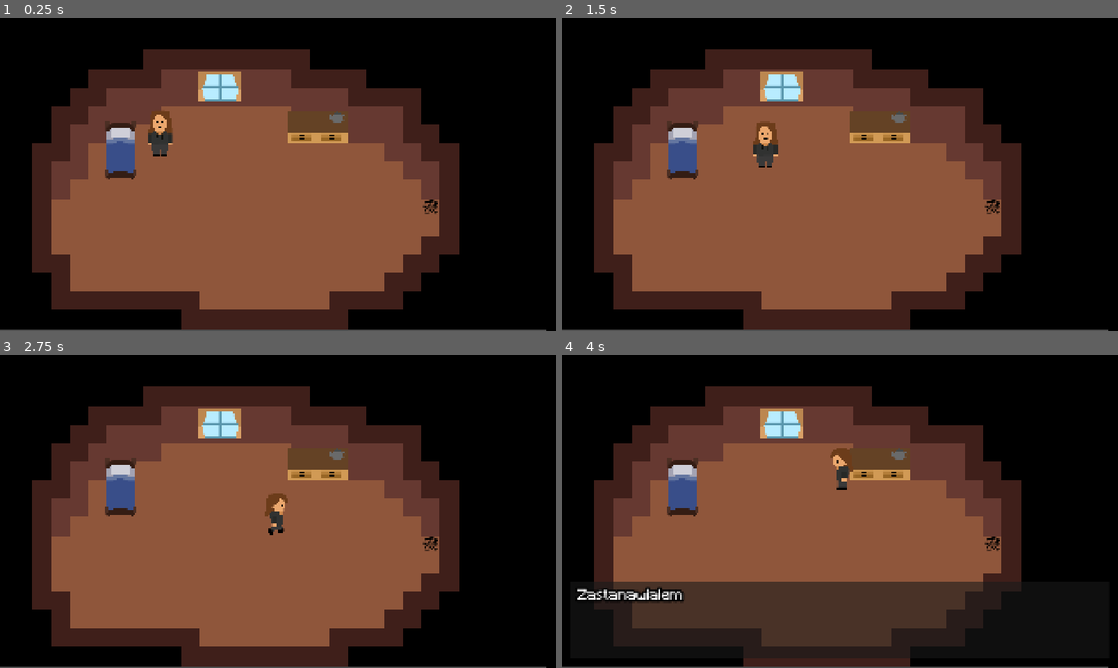
Above: before the commit, frames 1-4 (two rows, left to right).
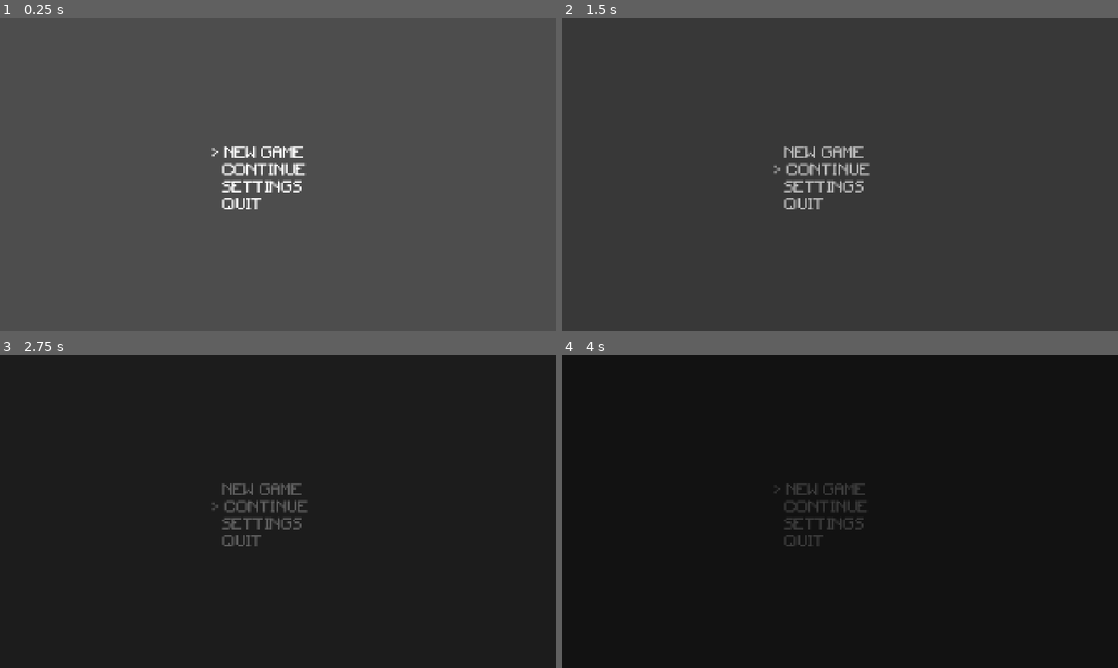
Above: after the commit, the same moments.

Repository: etper/pimpek-rpg-game
Game: Godot game, scene res://scenes/main menu.tscn
Same seed, same stepped clock (60 frames per second), same inputs: the game is played once before the commit and once after it. Before the commit the project starts from res://main.tscn.
Inputs:
- Up to frame 1 (0.25 s): no input
- Up to frame 2 (1.5 s): tap Enter at 0.5 s; hold D (move_right) 0.53-1.28 s; hold Z (interact) 0.53-1.28 s; hold S (move_down) from 1.28 s (still down); tap Z (interact) at 1.35 s
- Up to frame 3 (2.75 s): release S (move_down) at 2.03 s; hold D (move_right) from 2.03 s (still down); hold Shift (sprint) from 2.03 s (still down); tap Z (interact) at 2.3 s
- Up to frame 4 (4 s): release D (move_right) at 2.78 s; release Shift (sprint) at 2.78 s; hold W (move_up) 2.78-3.53 s; tap Z (interact) at 2.85 s; hold A (move_left) from 3.53 s (still down); hold Z (interact) from 3.53 s (still down)

The runs differ from the first frame. In frame 1, 99% of the frame differs, in the area x 0-100%, y 0-100%; in frame 2, 99%; in frame 3, 100%; in frame 4, 53%.

Commit message:
main menu usability

Diff:
--- a/project.godot
+++ b/project.godot
@@ -11,7 +11,7 @@
 [application]
 
 config/name="pimpek rpg game"
-run/main_scene="uid://c1rvsinu081wm"
+run/main_scene="uid://oqjnhwwiuo87"
 config/features=PackedStringArray("4.7", "GL Compatibility")
 config/icon="res://sprites/icon.svg"
 
--- a/scenes/main menu.tscn
+++ b/scenes/main menu.tscn
@@ -1,26 +1,59 @@
 [gd_scene format=3 uid="uid://oqjnhwwiuo87"]
+
+[ext_resource type="FontFile" uid="uid://n6apm5jh3r76" path="res://Minecraft.ttf" id="1_5hgee"]
+[ext_resource type="Script" uid="uid://pmu1j1g4qikb" path="res://scenes/main_menu.gd" id="1_xsilq"]
+[ext_resource type="AudioStream" uid="uid://dt2yus484qmwr" path="res://music/Main Menu.mp3" id="3_12vek"]
 
 [node name="MainMenu" type="Control" unique_id=1875050602]
 layout_mode = 3
 anchors_preset = 0
+script = ExtResource("1_xsilq")
 
 [node name="VBoxContainer" type="VBoxContainer" parent="." unique_id=803905966]
-layout_mode = 0
-offset_right = 40.0
-offset_bottom = 40.0
+layout_mode = 1
+anchors_preset = 8
+anchor_left = 0.5
+anchor_top = 0.5
+anchor_right = 0.5
+anchor_bottom = 0.5
+offset_left = 733.0
+offset_top = 443.0
+offset_right = 1180.0
+offset_bottom = 787.0
+grow_horizontal = 2
+grow_vertical = 2
 
 [node name="New Game" type="Label" parent="VBoxContainer" unique_id=394213953]
 layout_mode = 2
+theme_override_fonts/font = ExtResource("1_5hgee")
+theme_override_font_sizes/font_size = 54
 text = "NEW GAME"
 
 [node name="Continue" type="Label" parent="VBoxContainer" unique_id=668096091]
 layout_mode = 2
+theme_override_fonts/font = ExtResource("1_5hgee")
+theme_override_font_sizes/font_size = 54
 text = "CONTINUE"
 
 [node name="Settings" type="Label" parent="VBoxContainer" unique_id=910880387]
 layout_mode = 2
+theme_override_fonts/font = ExtResource("1_5hgee")
+theme_override_font_sizes/font_size = 54
 text = "SETTINGS"
 
 [node name="Quit" type="Label" parent="VBoxContainer" unique_id=1454997552]
 layout_mode = 2
+theme_override_fonts/font = ExtResource("1_5hgee")
+theme_override_font_sizes/font_size = 54
 text = "QUIT"
+
+[node name="Fade" type="ColorRect" parent="." unique_id=117452435]
+layout_mode = 0
+offset_right = 1978.0
+offset_bottom = 1101.0
+color = Color(0, 0, 0, 0)
+
+[node name="BG Music" type="AudioStreamPlayer2D" parent="." unique_id=801147789]
+stream = ExtResource("3_12vek")
+autoplay = true
+parameters/looping = true
--- /dev/null
+++ b/scenes/main_menu.gd
@@ -0,0 +1,64 @@
+extends Control
+
+@onready var options = [
+	$"VBoxContainer/New Game",
+	$"VBoxContainer/Continue",
+	$"VBoxContainer/Settings",
+	$"VBoxContainer/Quit",
+]
+
+var selected := 0
+
+@onready var fade = $Fade
+
+func _ready():
+	update_menu()
+
+func _unhandled_input(event):
+	if event.is_action_pressed("move_down"):
+		SoundManager.play_scroll()
+		selected = (selected + 1) % options.size()
+		update_menu()
+
+	elif event.is_action_pressed("move_up"):
+		SoundManager.play_scroll()
+		selected = (selected - 1 + options.size()) % options.size()
+		update_menu()
+
+	elif event.is_action_pressed("interact"):
+		SoundManager.play_interact()
+		activate()
+
+func update_menu():
+	var names = [
+		"NEW GAME",
+		"CONTINUE",
+		"SETTINGS",
+        "QUIT"
+	]
+
+	for i in options.size():
+		options[i].text = ("> " if i == selected else "  ") + names[i]
+
+func activate():
+	match selected:
+		0:
+			await fade_to_black()
+			get_tree().change_scene_to_file("res://main.tscn")
+
+		1:
+			print("Continue")
+
+		2:
+			print("Settings")
+
+		3:
+			get_tree().quit()
+
+func fade_to_black():
+	fade.color.a = 0.0
+
+	var tween = create_tween()
+	tween.tween_property(fade, "color:a", 1.0, 3.5)
+
+	await tween.finished
Not shown, added: music/Main Menu.mp3.import
Not shown, added: scenes/main_menu.gd.uid
Not shown, added: music/Main Menu.mp3
